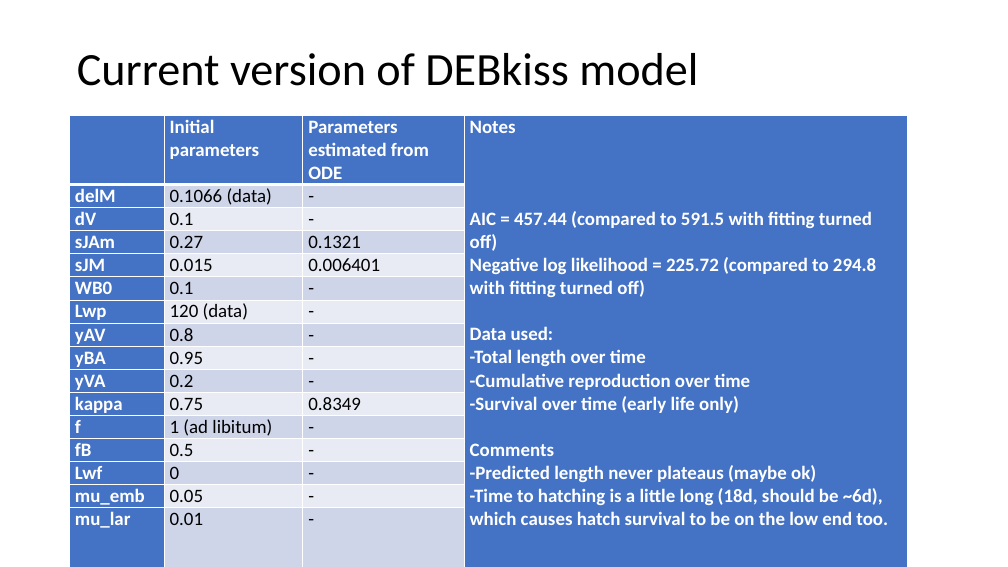
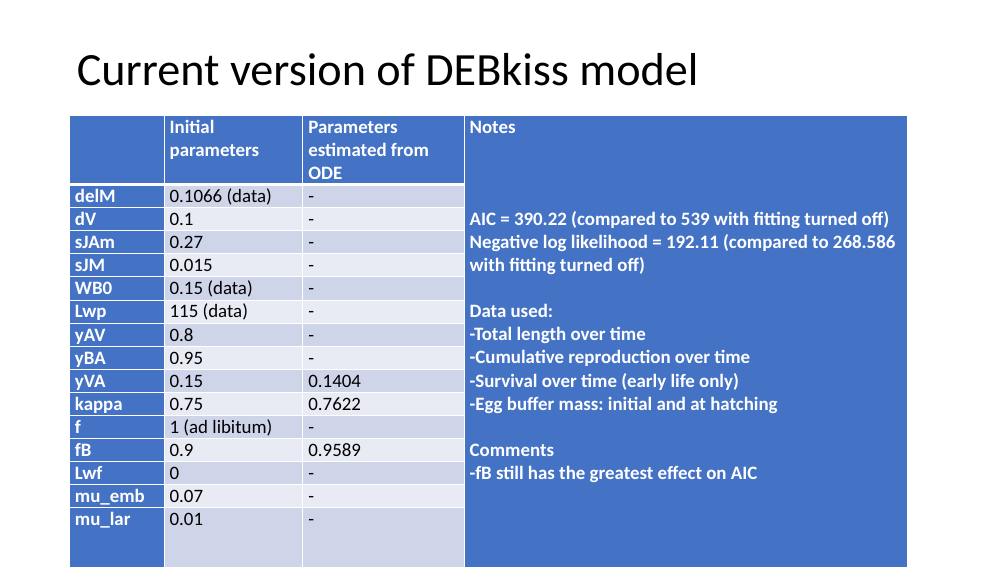
Before and after one commit to tschwemmer/MenidiaOA, a slide deck: slide 1 of DEBkiss results/Current version and updates.pptx. Drawn at 1008x567 pixels with LibreOffice and Linux fonts; fonts in the diff are those of the drawing. Boxes give left, top, right and bottom in pixels: in the first picture for what was removed or moved away, otherwise in the second. Text is boxed around its words. In the diff, an @@ line names an element or a change of style, - is before the commit and + after.

```diff
--- a/DEBkiss results/Current version and updates.pptx
+++ b/DEBkiss results/Current version and updates.pptx
@@ table at (x1=70, y1=115, x2=907, y2=532) @@
-row 1, column 4: Notes / AIC = 457.44 (compared to 591.5 with fitting turned off) / Negative log likelihood = 225.72 (compared to 294.8 with fitting turned off) / Data used: / -Total length over time / -Cumulative reproduction over time / -Survival over time (early life only) / Comments / -Predicted length never plateaus (maybe ok) / -Time to hatching is a little long (18d, should be ~6d), which causes hatch survival to be on the low end too.
+row 1, column 4: Notes / AIC = 390.22 (compared to 539 with fitting turned off) / Negative log likelihood = 192.11 (compared to 268.586 with fitting turned off) / Data used: / -Total length over time / -Cumulative reproduction over time / -Survival over time (early life only) / -Egg buffer mass: initial and at hatching / Comments / -fB still has the greatest effect on AIC
-row 4, column 3: 0.1321
+row 4, column 3: -
-row 5, column 3: 0.006401
+row 5, column 3: -
-row 6, column 2: 0.1
+row 6, column 2: 0.15 (data)
-row 7, column 2: 120 (data)
+row 7, column 2: 115 (data)
-row 10, column 2: 0.2
+row 10, column 2: 0.15
-row 10, column 3: -
+row 10, column 3: 0.1404
-row 11, column 3: 0.8349
+row 11, column 3: 0.7622
-row 13, column 2: 0.5
+row 13, column 2: 0.9
-row 13, column 3: -
+row 13, column 3: 0.9589
-row 15, column 2: 0.05
+row 15, column 2: 0.07
```
Also in this commit, not shown: 6 other slides changed, 4 slides added, 2 slides removed, 1 other file.
